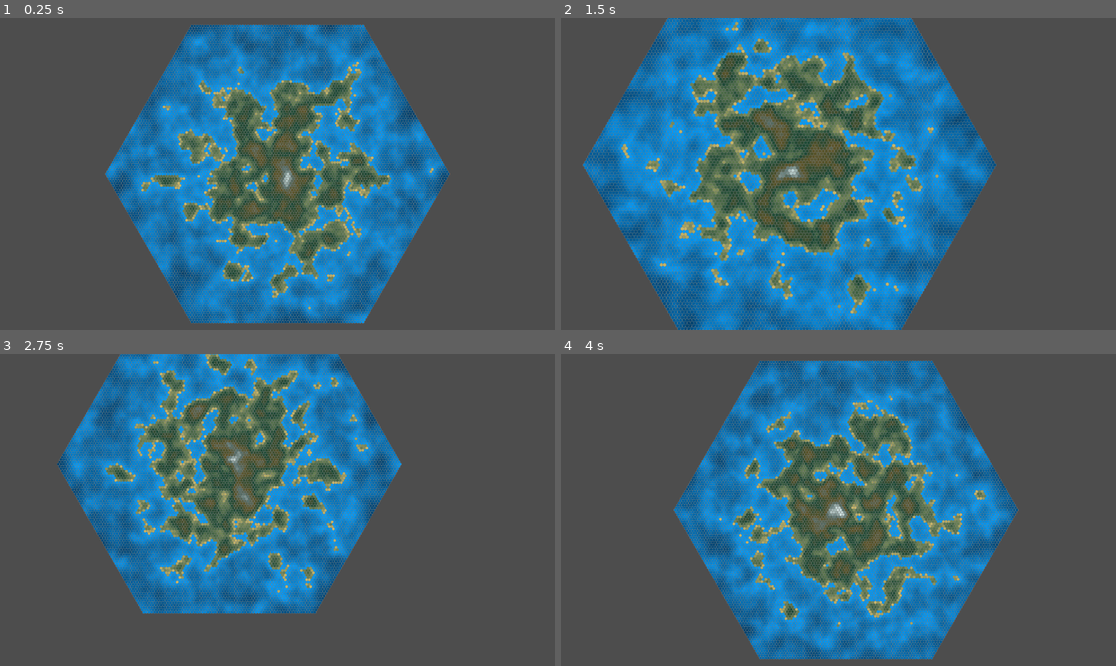
Above: before the commit, frames 1-4 (two rows, left to right).
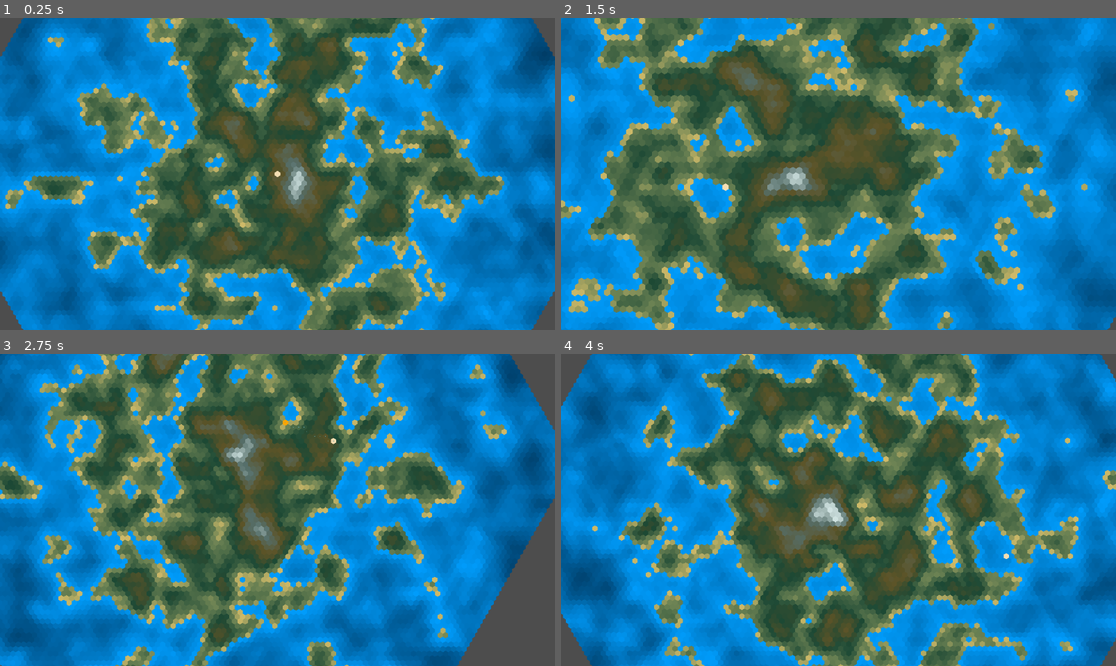
Above: after the commit, the same moments.

Repository: 1ort/hexgrid
Game: Godot game, scene res://demo.tscn
The game is run twice, just before and just after one commit, with the same random seed, the same clock (stepped at 60 frames per second) and the same inputs.
Inputs (mouse positions are in pixels of both pictures, inside the frame that each line leads up to):
- Up to frame 1 (0.25 s): no input
- Up to frame 2 (1.5 s): tap Enter (ui_accept) at 0.5, 0.77 s; move the mouse to (960, 158) at 0.52 s; press the mouse at (960, 158) at 0.53 s; hold D (right) 0.53-1.28 s; move the mouse to (727, 189) at 1.27 s; release the mouse at (727, 189) at 1.28 s; hold S (down) from 1.28 s (still down); tap Mouse wheel up (zoom_in) at 1.35 s
- Up to frame 3 (2.75 s): tap Enter (ui_accept) at 1.52 s; click (166, 525) at 1.55 s; move the mouse to (333, 441) at 2.02 s; release S (down) at 2.03 s; press the mouse at (333, 441) at 2.03 s; hold D (right) from 2.03 s (still down); tap Mouse wheel down (zoom_out) at 2.1 s
- Up to frame 4 (4 s): move the mouse to (810, 572) at 2.77 s; release D (right) at 2.78 s; release the mouse at (810, 572) at 2.78 s; hold W (up) 2.78-3.53 s; click (810, 572) at 2.85 s; tap Enter (ui_accept) at 3.02, 3.77 s; move the mouse to (1005, 556) at 3.52 s; press the mouse at (1005, 556) at 3.53 s; hold A (left) from 3.53 s (still down)

The runs differ from the first frame. In frame 1, 94% of the frame differs, in the area x 0-100%, y 0-100%; in frame 2, 93%; in frame 3, 89%; in frame 4, 94%.

Commit message:
Optimize map drawing

Diff:
--- a/CameraController.gd
+++ b/CameraController.gd
@@ -14,12 +14,12 @@
 		if child is Camera2D:
 			camera = child
 
-func _input(event):
+func _process(delta):
 	if Input.is_action_just_pressed("zoom_in"):
 		camera.zoom = clamp(camera.zoom + Vector2.ONE*zoom_step, Vector2.ONE*min_zoom, Vector2.ONE*max_zoom)
 	if Input.is_action_just_pressed("zoom_out"):
 		camera.zoom = clamp(camera.zoom - Vector2.ONE*zoom_step, Vector2.ONE*min_zoom, Vector2.ONE*max_zoom)
 
-func _process(delta):
+
 	var movement_vector = Input.get_vector("left", "right", "up", "down")
 	position += movement_vector * movement_speed
--- a/demo.gd
+++ b/demo.gd
@@ -19,34 +19,11 @@
 @export
 var ground_gradient: Gradient
 
-func draw_closed_line(corners: Array[Vector2], color: Color, width: float = -1.0, antialiased: bool = false):
-	for i in len(corners) - 1:
-		draw_line(corners[i], corners[i+1], color, width, antialiased)
-	draw_line(corners[-1], corners[0], color, width, antialiased)
-
-
-func draw_hex(h: Hex, color: Color, width: float = -1.0, antialiased: bool = false):
-	var corners = layout.get_polygon_corners(h)
-	if hex_region.has(h):
-		var noise_value = hex_region.get_value(h)
-
-		var color_value: Color
-		if noise_value <= 0.0:
-			color_value = water_gradient.sample(-noise_value)
-		else:
-			color_value = ground_gradient.sample(noise_value)
-		draw_polygon(corners, [color_value])
-		draw_closed_line(corners, color, width, antialiased)
-	else:
-		draw_closed_line(corners, color, width, antialiased)
-
-
-func draw_path(path: Array[Hex]):
-	for hex in path:
-		draw_circle(layout.hex_to_position(hex), 8, Color.CADET_BLUE)
+func get_hex_noise(hex) -> float:
+	return noise.get_noise_3d(hex.q, hex.r, hex.s)
 
 func get_hex_elevation(hex: Hex):
-	var elevation = noise.get_noise_3d(hex.q, hex.r, hex.s)
+	var elevation = get_hex_noise(hex)
 	var distance = float(hex.distance_to(Hex.new(0,0,0)))
 	var max_distance = float(hex_radius)
 	var distance_k = 1.0 / max_distance
@@ -67,39 +44,54 @@
 	noise.frequency = 0.05
 
 	for hex in hex_region.get_hexes():
-		var elevation =get_hex_elevation(hex)
-
-
+		var elevation = get_hex_elevation(hex)
 		hex_region.set_value(hex, elevation)
 
 func _init():
 	generate_hex_noise()
 
-func _draw():
+func _ready():
+	$HexMapCanvas.connect('draw', self.draw_hexes)
+	$HexOverlayCanvas.connect('draw', self.draw_overlay)
+
+func draw_hexes():
 	for hex in self.hexes:
-		draw_hex(hex, Color.WHITE*0.5)
+		var noise_value = hex_region.get_value(hex)
 
+		var color_value: Color
+		if noise_value <= 0.0:
+			color_value = water_gradient.sample(-noise_value)
+		else:
+			color_value = ground_gradient.sample(noise_value)
+
+		$HexMapCanvas.draw_hex(hex, color_value)
+
+func draw_overlay():
 	if self.selected_hex != null:
-		draw_hex(selected_hex, Color.ORANGE, 3, true)
+		$HexOverlayCanvas.draw_hex(selected_hex, Color.ORANGE, 3, true)
 
 	if self.cursor_hex != null:
-		draw_hex(cursor_hex, Color.WHEAT, 2, true)
+		$HexOverlayCanvas.draw_hex(cursor_hex, Color.WHEAT, 2, true)
 
 	if self.path_line:
-		draw_path(self.path_line)
-#
-#func _process(_delta):
-	#var mouse_position = get_global_mouse_position()
-	#var new_cursor_hex = self.layout.position_to_hex(mouse_position).round()
-	#if not new_cursor_hex.equal(self.cursor_hex):
-		#self.cursor_hex = new_cursor_hex
-		#queue_redraw()
-	#
-	#if self.selected_hex != null and not self.cursor_hex.equal(self.selected_hex):
-		#self.path_line = self.layout.hex_line(self.cursor_hex, self.selected_hex)
-	#else:
-		#self.path_line = []
-		#
+		$HexOverlayCanvas.draw_path(self.path_line)
+
+
+func _process(_delta):
+	var mouse_position = get_global_mouse_position()
+	var new_cursor_hex = self.layout.position_to_hex(mouse_position).round()
+	if not new_cursor_hex.equal(self.cursor_hex):
+		self.cursor_hex = new_cursor_hex
+		$HexOverlayCanvas.queue_redraw()
+
+	if self.selected_hex != null and not self.cursor_hex.equal(self.selected_hex):
+		self.path_line = self.layout.hex_line(self.cursor_hex, self.selected_hex)
+	else:
+		self.path_line = []
+
 func _input(event):
 	if event.is_action_pressed('ui_accept'):
 		var _reload = get_tree().reload_current_scene()
+
+	if event.is_action_pressed("select_hex"):
+		selected_hex = cursor_hex
--- a/demo.tscn
+++ b/demo.tscn
@@ -1,7 +1,8 @@
-[gd_scene load_steps=6 format=3 uid="uid://dclmdta781w8y"]
+[gd_scene load_steps=7 format=3 uid="uid://dclmdta781w8y"]
 
 [ext_resource type="Script" path="res://demo.gd" id="1_0shvy"]
 [ext_resource type="Script" path="res://hex_layout.gd" id="1_b3syg"]
+[ext_resource type="Script" path="res://hex_canvas.gd" id="3_4mfbu"]
 [ext_resource type="Script" path="res://CameraController.gd" id="3_vccir"]
 
 [sub_resource type="Gradient" id="Gradient_ie4em"]
@@ -18,7 +19,15 @@
 
 [node name="HexLayout" type="Node2D" parent="."]
 script = ExtResource("1_b3syg")
-hex_size = Vector2(64, 64)
+hex_size = Vector2(128, 128)
+
+[node name="HexMapCanvas" type="Node2D" parent="." node_paths=PackedStringArray("layout")]
+script = ExtResource("3_4mfbu")
+layout = NodePath("../HexLayout")
+
+[node name="HexOverlayCanvas" type="Node2D" parent="." node_paths=PackedStringArray("layout")]
+script = ExtResource("3_4mfbu")
+layout = NodePath("../HexLayout")
 
 [node name="CameraController" type="Node2D" parent="."]
 script = ExtResource("3_vccir")
--- /dev/null
+++ b/hex_canvas.gd
@@ -0,0 +1,20 @@
+extends Node2D
+class_name HexCanvas
+
+@export
+var layout: HexLayout = null
+
+func draw_closed_line(corners: Array[Vector2], color: Color, width: float = -1.0, antialiased: bool = false):
+	for i in len(corners) - 1:
+		draw_line(corners[i], corners[i+1], color, width, antialiased)
+	draw_line(corners[-1], corners[0], color, width, antialiased)
+
+
+func draw_hex(h: Hex, color: Color, width: float = -1.0, antialiased: bool = false):
+	var corners = layout.get_polygon_corners(h)
+	draw_polygon(corners, [color])
+	#draw_closed_line(corners, color + Color.WHITE * 0.5, width, antialiased)
+
+func draw_path(path: Array[Hex]):
+	for hex in path:
+		draw_circle(layout.hex_to_position(hex), 16, Color.CADET_BLUE)
--- a/project.godot
+++ b/project.godot
@@ -47,3 +47,8 @@
 "events": [Object(InputEventMouseButton,"resource_local_to_scene":false,"resource_name":"","device":-1,"window_id":0,"a …(253 unchanged characters)…
 ]
 }
+select_hex={
+"deadzone": 0.5,
+"events": [Object(InputEventMouseButton,"resource_local_to_scene":false,"resource_name":"","device":-1,"window_id":0,"alt_pressed":false,"shift_pressed":false,"ctrl_pressed":false,"meta_pressed":false,"button_mask":0,"position":Vector2(0, 0),"global_position":Vector2(0, 0),"factor":1.0,"button_index":1,"canceled":false,"pressed":false,"double_click":false,"script":null)
+]
+}
